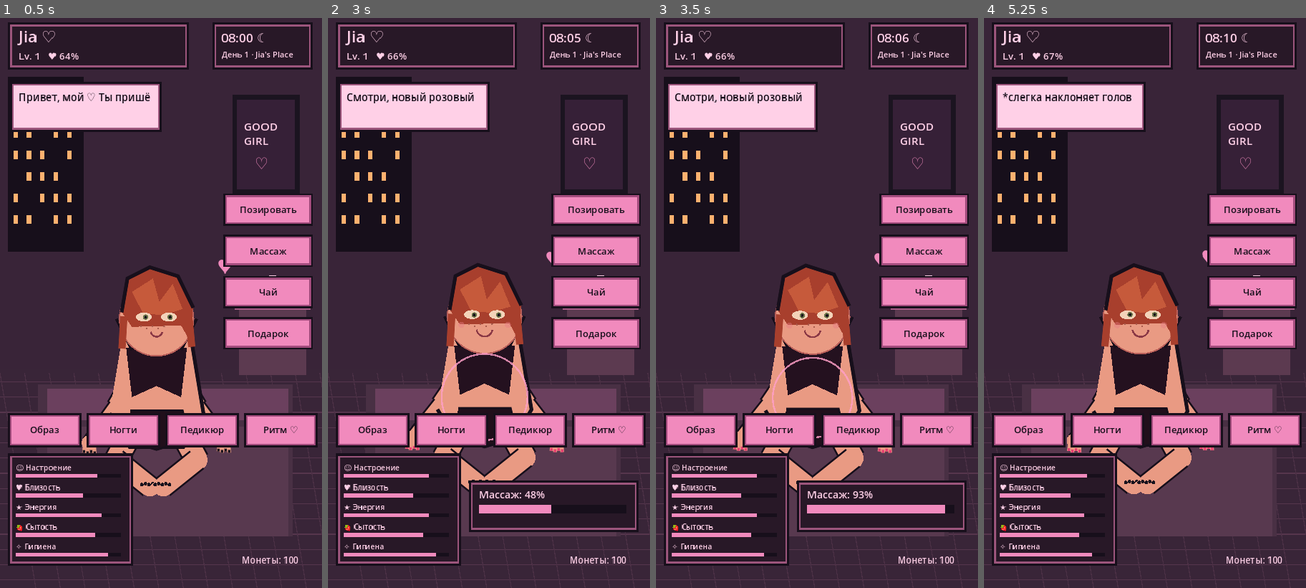
Above: before the commit, frames 1-4 (left to right).
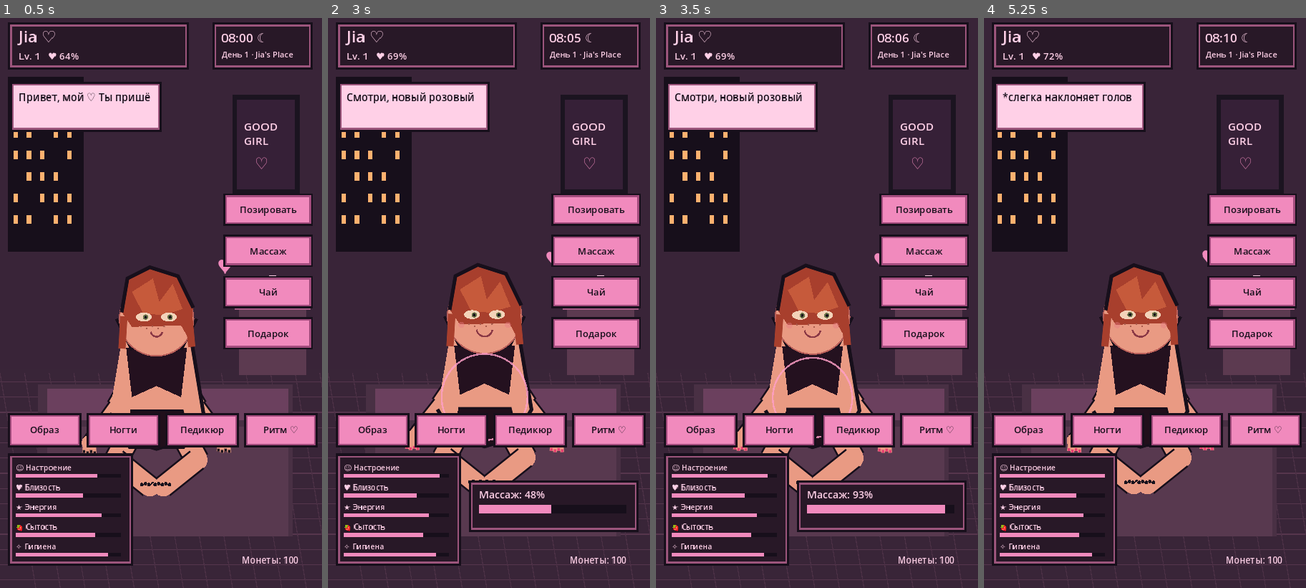
Above: after the commit, the same moments.

Repository: babymurderr0711/jia-android
Game: Godot game, scene res://Main.tscn
The game is run twice, just before and just after one commit, with the same random seed, the same clock (stepped at 60 frames per second) and the same inputs.
Inputs (mouse positions are in pixels of both pictures, inside the frame that each line leads up to):
- Up to frame 1 (0.5 s): no input
- Up to frame 2 (3 s): move the mouse to (559, 274) at 0.52 s; click (559, 274) at 0.67 s; drag from (424, 331) to (472, 417) at 1.27 s; move the mouse to (521, 177) at 2.02 s; click (521, 177) at 2.17 s; drag from (472, 417) to (392, 217) at 2.77 s
- Up to frame 3 (3.5 s): no input
- Up to frame 4 (5.25 s): move the mouse to (1241, 388) at 3.52 s; click (1241, 388) at 3.67 s; drag from (1048, 217) to (1096, 160) at 4.27 s; move the mouse to (1161, 303) at 5.02 s; click (1161, 303) at 5.17 s

Frame 1 is identical in both runs. In frame 2, less than 0.1% of the frame differs, in the area x 20-35%, y 6-85%; in frame 3, less than 0.1%; in frame 4, less than 0.1%, in the area x 18-38%, y 6-88%.

Commit message:
Unify character actions with persistent world state and remove duplicate game clock

Diff:
--- a/godot/main.gd
+++ b/godot/main.gd
@@ -107,13 +107,9 @@
 
 func _process(delta: float) -> void:
 	time_passed += delta
-	_sync_world_state()
 	elapsed_game_seconds += delta
-	game_clock_fraction += delta * 2.0
-	var minute_ticks := int(game_clock_fraction)
-	if minute_ticks > 0:
-		game_minutes = (game_minutes + minute_ticks) % 1440
-		game_clock_fraction -= float(minute_ticks)
+	if not rhythm_active:
+		_sync_world_state()
 	save_clock += delta
 	if save_clock >= 12.0:
 		save_clock = 0.0
@@ -143,11 +139,12 @@
 		rhythm_cooldown -= delta
 		if rhythm_window <= 0.0:
 			rhythm_active = false
-			action_text = "Раунд окончен! Попаданий: %d из 5 ♡" % rhythm_score
+			action_text = "Раунд окончен! Попаданий: %d ♡" % rhythm_score
 			if rhythm_score >= 3:
 				JiaWorld.mood = minf(100.0, JiaWorld.mood + 6.0)
 				JiaWorld.affection = minf(100.0, JiaWorld.affection + 2.0)
 				JiaWorld.coins += 10
+			JiaWorld.save_world()
 			_sync_world_state()
 	interaction_pulse = maxf(0.0, interaction_pulse - delta)
 	joint_sway = sin(time_passed * 1.35) * 0.035
@@ -505,9 +502,9 @@
 		action_text = "Я немного устала… Давай отдохнём? ♡"
 		expression = "sleepy"
 		return
-	energy = maxf(0.0, energy - 1.0)
-	mood = minf(100.0, mood + 1.5)
-	closeness = minf(100.0, closeness + 1.0)
+	JiaWorld.energy = maxf(0.0, JiaWorld.energy - 1.0)
+	JiaWorld.mood = minf(100.0, JiaWorld.mood + 1.5)
+	JiaWorld.affection = minf(100.0, JiaWorld.affection + 1.0)
 	_sync_world_state()
 	_react(1.5)
 
@@ -544,9 +541,10 @@
 	interaction_target = "body"
 	dragging = false
 	action_text = "Проводи пальцем по контуру, чтобы сделать массаж ♡"
-	energy = minf(100.0, energy + 1.0)
-	mood = minf(100.0, mood + 4.0)
-	closeness = minf(100.0, closeness + 1.0)
+	JiaWorld.energy = minf(100.0, JiaWorld.energy + 1.0)
+	JiaWorld.mood = minf(100.0, JiaWorld.mood + 4.0)
+	JiaWorld.affection = minf(100.0, JiaWorld.affection + 1.0)
+	_sync_world_state()
 
 func _gift() -> void:
 	if JiaWorld.consume("gift_flower"):
@@ -565,8 +563,9 @@
 	reaction = 2.2
 	expression = "happy"
 	expression_timer = 2.0
-	mood = minf(100.0, mood + amount)
-	closeness = minf(100.0, closeness + 0.5)
+	JiaWorld.mood = minf(100.0, JiaWorld.mood + amount)
+	JiaWorld.affection = minf(100.0, JiaWorld.affection + 0.5)
+	_sync_world_state()
 	action_timer = 5.0
 	queue_redraw()
 
